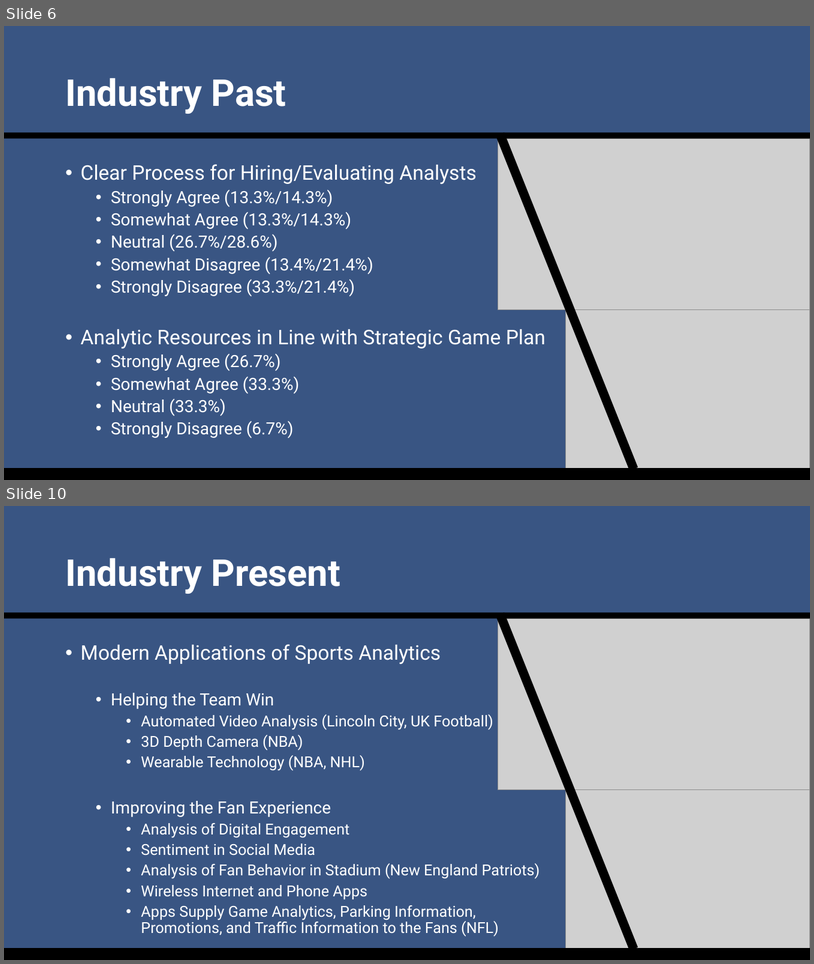
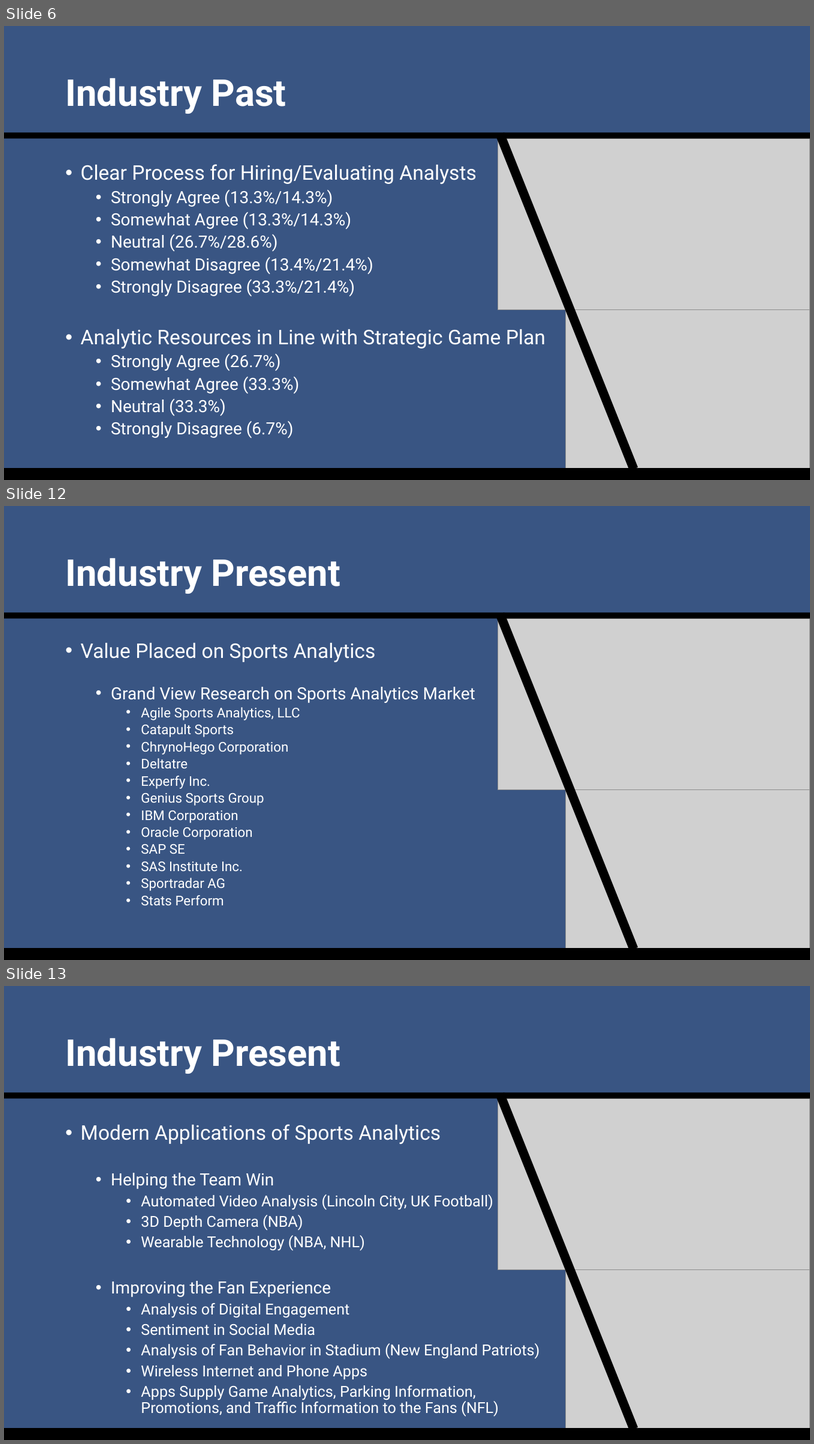
Before and after one commit to SuperMarioGiacomazzo/STOR538_WEBSITE, a slide deck: Slides/Sports Analytics 3/Sports_Analytics_3_Lecture.pptx. Shown one above the other, each under a label of ours: slides 6 and 10 before the commit, slides 6, 12 and 13 after it; the slides between them are not shown. The pictures are 814x964 and 814x1444 pixels, drawn with LibreOffice and Linux fonts; fonts in the diff are those of the drawing; grey boxes stand for pictures. Boxes give left, top, right and bottom in pixels: in the first picture for what was removed or moved away, otherwise in the second. Text is boxed around its words. In the diff, an @@ line names an element or a change of style, - is before the commit and + after.

```diff
--- a/Slides/Sports Analytics 3/Sports_Analytics_3_Lecture.pptx
+++ b/Slides/Sports Analytics 3/Sports_Analytics_3_Lecture.pptx
@@ slide 12 added at [4, 506, 810, 960], background #395583 @@
@@ title added at [65, 558, 341, 594], 44 pt, text #FFFFFF, bold @@
+Industry Present
@@ rectangle added at [4, 612, 810, 619], fill #000000 @@
@@ rectangle added at [496, 612, 638, 951], fill #000000 @@
@@ picture added at [498, 619, 810, 790] @@
@@ text added at [81, 643, 476, 905], 16 pt, text #FFFFFF @@
+• Value Placed on Sports Analytics
+  • Grand View Research on Sports Analytics Market
+    • Agile Sports Analytics, LLC
+    • Catapult Sports
+    • ChrynoHego Corporation
+    • Deltatre
+    • Experfy Inc.
+    • Genius Sports Group
+    • IBM Corporation
+    • Oracle Corporation
+    • SAP SE
+    • SAS Institute Inc.
+    • Sportradar AG
+    • Stats Perform
@@ picture added at [566, 789, 810, 960] @@
@@ rectangle added at [4, 948, 810, 960], fill #000000 @@
@@ what was slide 10 is now slide 13 @@
```
Also in this commit, not shown: 2 slides changed, 5 other slides added, 3 slides removed, 14 other files.
